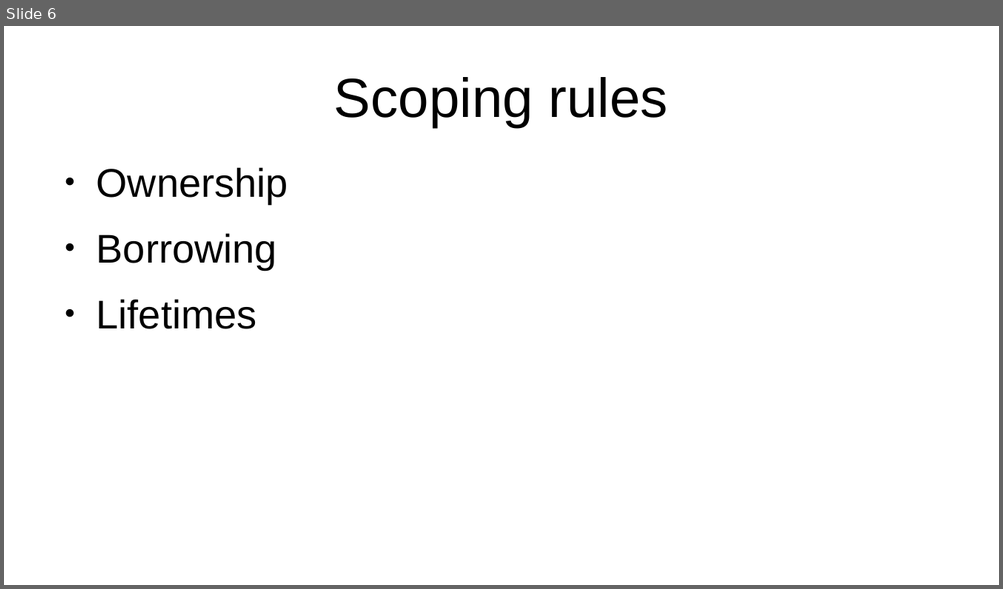
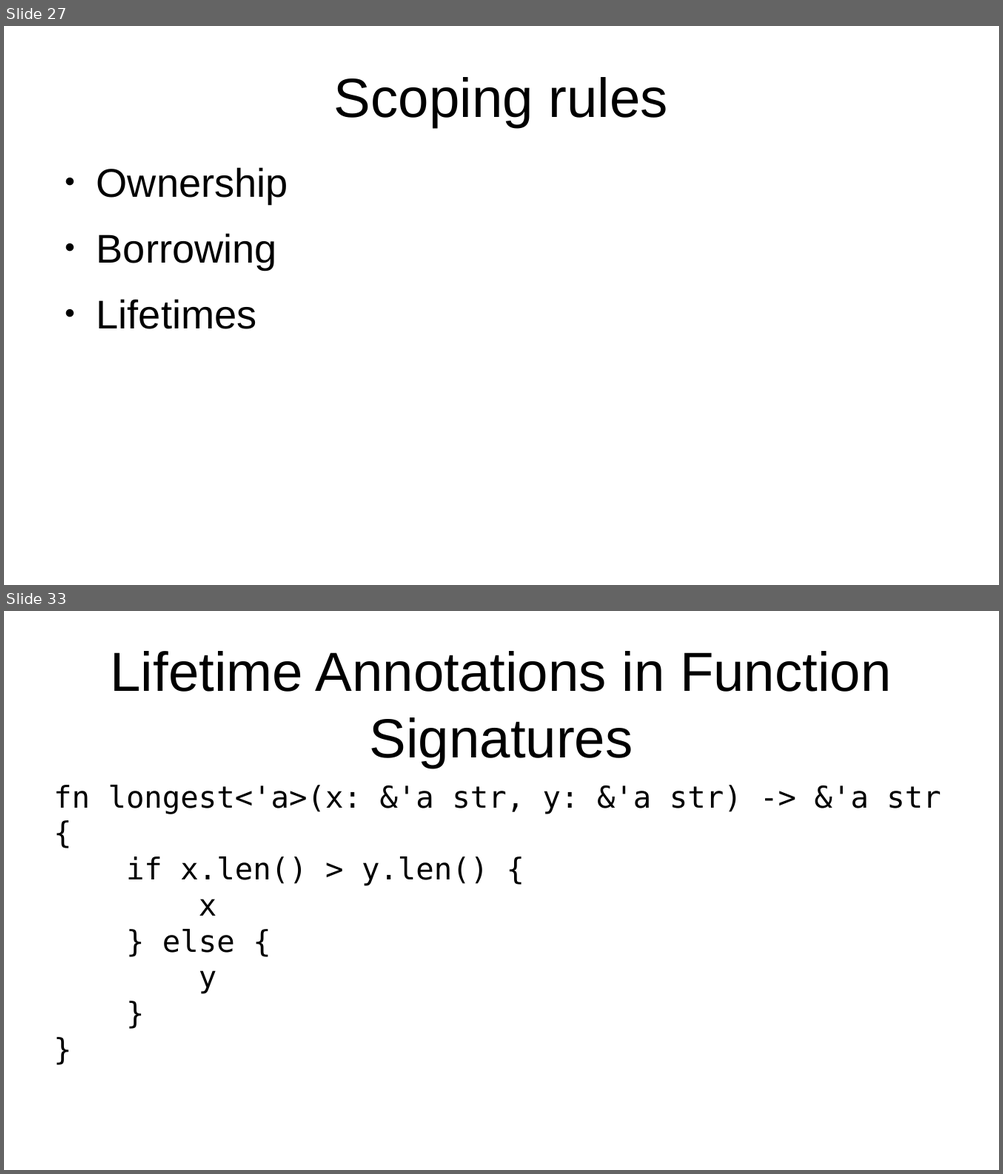
Before and after one commit to bmalecki/rust-getting-started, a slide deck: Rust-presentation.odp. Shown one above the other, each under a label of ours: slide 6 before the commit, slides 27 and 33 after it; the slides between them are not shown. The pictures are 1003x589 and 1003x1174 pixels, drawn with LibreOffice and Linux fonts; fonts in the diff are those of the drawing. Boxes give left, top, right and bottom in pixels: in the first picture for what was removed or moved away, otherwise in the second. Text is boxed around its words. In the diff, an @@ line names an element or a change of style, - is before the commit and + after.

```diff
--- a/Rust-presentation.odp
+++ b/Rust-presentation.odp
@@ slide 33 added at (4,611,999,1170), background #FFFFFF @@
@@ title added at (110,651,891,768), 44 pt, text #000000 @@
+Lifetime Annotations in Function Signatures
@@ subtitle added at (54,785,940,994), 24 pt, text #000000 @@
+fn longest<'a>(x: &'a str, y: &'a str) -> &'a str {
+if x.len() > y.len() {
+x
+} else {
+y
+}
+}
@@ what was slide 6 is now slide 27 @@
```
Also in this commit, not shown: 5 slides changed, 35 other slides added, 1 slide removed, 12 other files.
